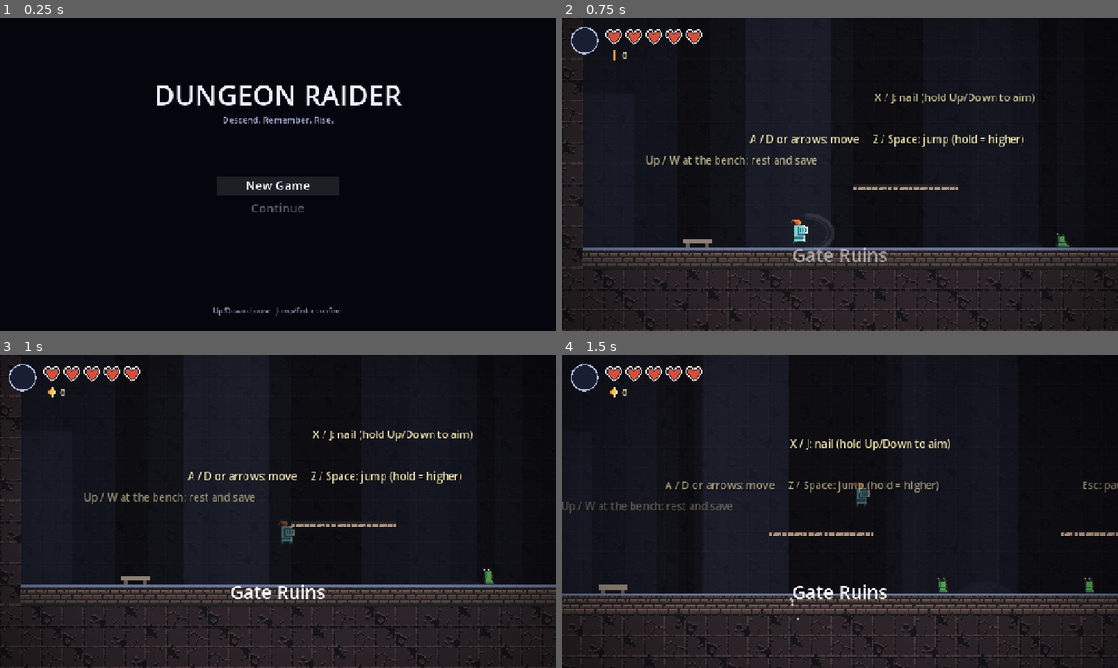
Above: before the commit, frames 1-4 (two rows, left to right).
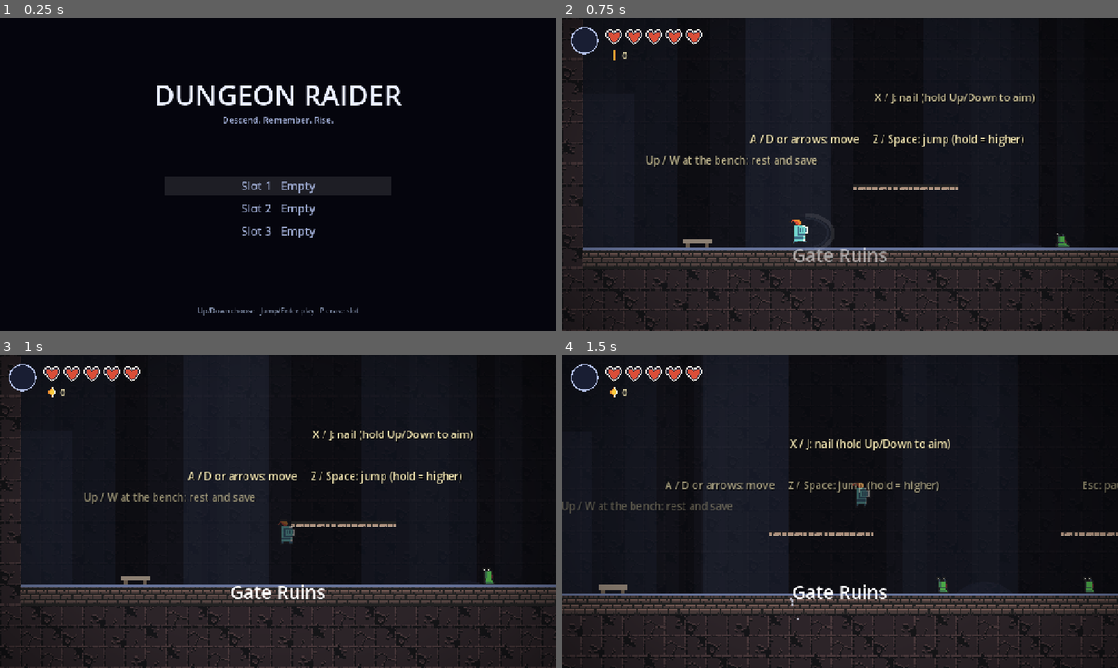
Above: after the commit, the same moments.

Repository: halo07-pixel/dungeon-raider-godot
Game: Godot game, scene res://hk/main.tscn
Same seed, same stepped clock (60 frames per second), same inputs: the game is played once before the commit and once after it.
Inputs (mouse positions are in pixels of both pictures, inside the frame that each line leads up to):
- Up to frame 1 (0.25 s): no input
- Up to frame 2 (0.75 s): tap Enter (ui_accept) at 0.5 s; move the mouse to (962, 158) at 0.52 s; hold D (hk_right) from 0.53 s (still down); tap X (hk_attack) at 0.6 s; click (962, 158) at 0.67 s
- Up to frame 3 (1 s): keep holding D (hk_right); tap Z (hk_jump) at 0.77 s; tap C (hk_dash) at 0.8 s
- Up to frame 4 (1.5 s): keep holding D (hk_right); tap Z (hk_jump) at 1.07 s; move the mouse to (728, 527) at 1.27 s; tap C (hk_dash) at 1.35 s

The runs differ from the first frame. In frame 1, 1.9% of the frame differs, in the area x 29-71%, y 50-96%; in frame 2, nothing differs; in frame 3, nothing differs; in frame 4, nothing differs.

Commit message:
3 ô save trên màn hình tiêu đề + đồng hồ chơi (Pause, màn kết thúc)
Không đổi số liệu quái/boss/bùa.

Co-Authored-By: Claude Sonnet 5.5 <noreply@anthropic.com>
Claude-Session: https://claude.ai/code/session_017JfCCXxoTqJnAKcYj247Qm

Diff:
--- a/hk/ending.gd
+++ b/hk/ending.gd
@@ -10,7 +10,7 @@
 func _ready() -> void:
 	layer = 40
 	process_mode = Node.PROCESS_MODE_ALWAYS
-	_stats = "Rooms explored: %d / 24     Charms: %d     Geo: %d" % [STATE.visited.size(), STATE.charms_owned.size(), STATE.geo]
+	_stats = "Rooms explored: %d / 24     Charms: %d     Geo: %d     Time: %s" % [STATE.visited.size(), STATE.charms_owned.size(), STATE.geo, STATE.fmt_time(STATE.play_time)]
 	_view = Control.new()
 	_view.set_anchors_preset(Control.PRESET_FULL_RECT)
 	_view.mouse_filter = Control.MOUSE_FILTER_IGNORE
--- a/hk/main.gd
+++ b/hk/main.gd
@@ -26,7 +26,8 @@
 	add_child(t)
 	_overlay = t
 
-func _start_game(mode: String, title: Node) -> void:
+func _start_game(mode: String, slot: int, title: Node) -> void:
+	STATE.save_path = STATE.slot_path(slot)
 	STATE.boot = mode
 	_music.stop()
 	title.queue_free()
--- a/hk/menu.gd
+++ b/hk/menu.gd
@@ -220,6 +220,7 @@
 	v.draw_string(font, Vector2(sz.x * 0.5 - 300, sz.y - 40), "Up/Down choose   Jump equip/unequip", HORIZONTAL_ALIGNMENT_LEFT, -1, 16, Color(0.6, 0.65, 0.75))
 
 func _draw_pause(v: Control, font: Font, sz: Vector2) -> void:
+	v.draw_string(font, Vector2(sz.x * 0.5 - 380, 118.0), "Play time  " + STATE.fmt_time(STATE.play_time), HORIZONTAL_ALIGNMENT_LEFT, -1, 20, Color(0.95, 0.9, 0.7))
 	var lines: Array = [
 		"Move: A/D or arrows      Jump: Z or Space (hold = higher)",
 		"Nail: X or J (hold Up/Down to aim; hit enemies below you to bounce)",
--- a/hk/state.gd
+++ b/hk/state.gd
@@ -29,6 +29,9 @@
 }
 
 static var save_path: String = SAVE_PATH_DEFAULT
+static var slot_base: String = SAVE_PATH_DEFAULT   # ô 1 dùng đúng đường dẫn này (giữ save cũ); ô 2,3 thêm hậu tố _2, _3
+const SLOTS: int = 3
+static var play_time: float = 0.0       # giây chơi, cộng ở world._process (đồng hồ speedrun)
 static var boot: String = "continue"   # new | continue | keep — world đọc khi khởi động
 static var hp_bonus: int = 0            # từ vật phẩm "mặt nạ" mua ở shop
 static var hp: int = BASE_HP
@@ -68,6 +71,7 @@
 	bench_id = "start"
 	shade = {}
 	pins = []
+	play_time = 0.0
 	hp = max_hp()
 
 static func has_ability(id: String) -> bool:
@@ -166,7 +170,7 @@
 static func to_dict() -> Dictionary:
 	return {"v": 1, "hp_bonus": hp_bonus, "soul": soul, "geo": geo, "abilities": abilities, "charms_owned": charms_owned,
 		"charms_equipped": charms_equipped, "notch_bonus": notch_bonus, "flags": flags, "visited": visited,
-		"bench_room": bench_room, "bench_id": bench_id, "shade": shade, "music_vol": music_vol, "sfx_vol": sfx_vol, "shake_on": shake_on, "pins": pins}
+		"bench_room": bench_room, "bench_id": bench_id, "shade": shade, "music_vol": music_vol, "sfx_vol": sfx_vol, "shake_on": shake_on, "pins": pins, "time": play_time}
 
 static func from_dict(d: Dictionary) -> void:
 	reset()
@@ -175,6 +179,8 @@
 	sfx_vol = clampi(int(d.get("sfx_vol", sfx_vol)), 0, 10)
 	shake_on = bool(d.get("shake_on", shake_on)) if d.get("shake_on", true) is bool else shake_on
 	geo = maxi(0, int(d.get("geo", 0)))
+	var tm = d.get("time", 0.0)
+	play_time = maxf(0.0, float(tm)) if (tm is float or tm is int) else 0.0
 	notch_bonus = clampi(int(d.get("notch_bonus", 0)), 0, 4)
 	for a in d.get("abilities", []):
 		give_ability(String(a))
@@ -215,6 +221,28 @@
 	from_dict(data)
 	return true
 
+static func slot_path(i: int) -> String:
+	return slot_base if i == 0 else "%s_%d.json" % [slot_base.get_basename(), i + 1]
+
+## Tóm tắt một ô save để hiện ở màn hình tiêu đề; {} nếu trống hoặc hỏng.
+static func slot_info(i: int) -> Dictionary:
+	var p: String = slot_path(i)
+	if not FileAccess.file_exists(p):
+		return {}
+	var data = JSON.parse_string(FileAccess.get_file_as_string(p))
+	if not (data is Dictionary):
+		return {}
+	var tm = data.get("time", 0.0)
+	var vis = data.get("visited", [])
+	var fl = data.get("flags", {})
+	return {"time": maxf(0.0, float(tm)) if (tm is float or tm is int) else 0.0,
+		"rooms": (vis as Array).size() if vis is Array else 0,
+		"done": fl is Dictionary and bool(fl.get("ending", false))}
+
+static func fmt_time(sec: float) -> String:
+	var s: int = int(sec)
+	return "%d:%02d:%02d" % [s / 3600, (s / 60) % 60, s % 60]
+
 static func delete_save() -> void:
 	if FileAccess.file_exists(save_path):
 		DirAccess.remove_absolute(save_path)
--- a/hk/title.gd
+++ b/hk/title.gd
@@ -1,16 +1,20 @@
 extends CanvasLayer
-## Màn hình tiêu đề: Up/Down chọn, Jump/Enter xác nhận. Báo lên cha bằng signal `chosen("new"|"continue")`.
+## Màn hình tiêu đề: 3 ô save. Up/Down chọn, Jump/Enter chơi (ô trống = ván mới), P hai lần để xoá. Báo lên cha bằng signal `chosen("new"|"continue", slot)`.
 const STATE = preload("res://hk/state.gd")
-signal chosen(mode: String)
+signal chosen(mode: String, slot: int)
 var _sel: int = 0
-var _has_save: bool = false
+var _info: Array = []           # tóm tắt từng ô save ({} = trống)
+var _confirm: int = -1          # ô đang chờ bấm P lần nữa để xoá
 var _view: Control
 var _opened_frame: int = -1
 
 func _ready() -> void:
 	layer = 30
-	_has_save = FileAccess.file_exists(STATE.save_path)
-	_sel = 1 if _has_save else 0
+	_refresh()
+	for i in STATE.SLOTS:
+		if not _info[i].is_empty():
+			_sel = i
+			break
 	_opened_frame = Engine.get_process_frames()
 	_view = Control.new()
 	_view.set_anchors_preset(Control.PRESET_FULL_RECT)
@@ -18,23 +22,34 @@
 	_view.draw.connect(_draw_view)
 	add_child(_view)
 
-func _items() -> Array:
-	return [{"id": "new", "name": "New Game", "on": true}, {"id": "continue", "name": "Continue", "on": _has_save}]
+func _refresh() -> void:
+	_info = []
+	for i in STATE.SLOTS:
+		_info.append(STATE.slot_info(i))
 
 func _process(_d: float) -> void:
 	if Engine.get_process_frames() == _opened_frame:
 		return
-	var n: int = _items().size()
+	var n: int = STATE.SLOTS
 	if Input.is_action_just_pressed("hk_down"):
 		_sel = (_sel + 1) % n
+		_confirm = -1
 	elif Input.is_action_just_pressed("hk_up"):
 		_sel = (_sel - 1 + n) % n
+		_confirm = -1
+	elif Input.is_action_just_pressed("hk_pin"):
+		if _info[_sel].is_empty():
+			pass
+		elif _confirm == _sel:
+			DirAccess.remove_absolute(STATE.slot_path(_sel))
+			_confirm = -1
+			_refresh()
+		else:
+			_confirm = _sel
 	elif Input.is_action_just_pressed("hk_jump") or Input.is_action_just_pressed("ui_accept"):
-		var it: Dictionary = _items()[_sel]
-		if it["on"]:
-			set_process(false)
-			chosen.emit(String(it["id"]))
-			return
+		set_process(false)
+		chosen.emit("new" if _info[_sel].is_empty() else "continue", _sel)
+		return
 	_view.queue_redraw()
 
 func _draw_view() -> void:
@@ -44,12 +59,16 @@
 	v.draw_rect(Rect2(Vector2.ZERO, sz), Color(0.02, 0.02, 0.05))
 	v.draw_string(font, Vector2(0, sz.y * 0.28), "DUNGEON RAIDER", HORIZONTAL_ALIGNMENT_CENTER, sz.x, 64, Color(0.92, 0.94, 1.0))
 	v.draw_string(font, Vector2(0, sz.y * 0.28 + 40), "Descend. Remember. Rise.", HORIZONTAL_ALIGNMENT_CENTER, sz.x, 20, Color(0.6, 0.65, 0.8))
-	var items: Array = _items()
-	for i in items.size():
-		var it: Dictionary = items[i]
+	for i in STATE.SLOTS:
 		var y: float = sz.y * 0.55 + i * 52.0
-		var col := Color(0.95, 0.95, 1.0) if it["on"] else Color(0.35, 0.35, 0.42)
+		var inf: Dictionary = _info[i]
+		var txt: String = "Slot %d   Empty" % (i + 1)
+		if _confirm == i:
+			txt = "Slot %d   Press P again to erase" % (i + 1)
+		elif not inf.is_empty():
+			txt = "Slot %d   %s   %d rooms%s" % [i + 1, STATE.fmt_time(float(inf["time"])), int(inf["rooms"]), "   Complete" if inf["done"] else ""]
+		var col := Color(0.95, 0.95, 1.0) if not inf.is_empty() else Color(0.6, 0.65, 0.8)
 		if i == _sel:
-			v.draw_rect(Rect2(sz.x * 0.5 - 140, y - 30, 280, 42), Color(1, 1, 1, 0.1))
-		v.draw_string(font, Vector2(0, y), String(it["name"]), HORIZONTAL_ALIGNMENT_CENTER, sz.x, 28, col)
-	v.draw_string(font, Vector2(0, sz.y - 40), "Up/Down choose   Jump/Enter confirm", HORIZONTAL_ALIGNMENT_CENTER, sz.x, 16, Color(0.5, 0.55, 0.65))
+			v.draw_rect(Rect2(sz.x * 0.5 - 260, y - 30, 520, 42), Color(1, 1, 1, 0.1))
+		v.draw_string(font, Vector2(0, y), txt, HORIZONTAL_ALIGNMENT_CENTER, sz.x, 26, col)
+	v.draw_string(font, Vector2(0, sz.y - 40), "Up/Down choose   Jump/Enter play   P erase slot", HORIZONTAL_ALIGNMENT_CENTER, sz.x, 16, Color(0.5, 0.55, 0.65))
--- a/hk/world.gd
+++ b/hk/world.gd
@@ -119,7 +119,8 @@
 	music.apply_volume()
 	sfx.play("buy")
 
-func _process(_d: float) -> void:
+func _process(d: float) -> void:
+	STATE.play_time += d
 	if Input.is_action_just_pressed("hk_debug"):
 		debug_boxes.toggle()
 	if is_instance_valid(player):
--- a/tools/tests/hk_flow_test.gd
+++ b/tools/tests/hk_flow_test.gd
@@ -20,18 +20,15 @@
 func _init() -> void:
 	await process_frame
 	var St = load("res://hk/state.gd")
-	St.save_path = "user://hk_flow_save.json"
-	St.delete_save()
+	St.slot_base = "user://hk_flow_save.json"
+	for i in St.SLOTS:
+		DirAccess.remove_absolute(St.slot_path(i))
 	var main: Node = load("res://hk/main.tscn").instantiate()
 	root.add_child(main)
 	await create_timer(0.3, true, false, true).timeout
 	ck(main._overlay != null and main._overlay.get_script().resource_path.ends_with("title.gd"), "mở game ra màn hình tiêu đề")
 	ck(main._world == null, "chưa có world khi ở tiêu đề")
-	# không có save: mặc định New Game; Continue bị khoá (Down rồi Jump không làm gì)
-	await tap("hk_down")
-	await tap("hk_jump")
-	ck(main._world == null, "Continue bị khoá khi chưa có save")
-	await tap("hk_up")
+	# không có save: ô 1 trống, Jump = New Game
 	await tap("hk_jump")
 	await create_timer(0.5, true, false, true).timeout
 	ck(main._world != null and main._world.room != null, "New Game vào world")
@@ -50,6 +47,7 @@
 	await tap("hk_jump")
 	await create_timer(0.5, true, false, true).timeout
 	ck(main._world != null and St.flag("ending"), "Continue nạp lại save có cờ ending")
-	St.delete_save()
+	for i in St.SLOTS:
+		DirAccess.remove_absolute(St.slot_path(i))
 	print("DONE fails=", fails)
 	quit(1 if fails > 0 else 0)
--- /dev/null
+++ b/tools/tests/hk_slots_test.gd
@@ -0,0 +1,94 @@
+extends SceneTree
+## Test 3 ô save + đồng hồ chơi: đường dẫn ô, tóm tắt ô, time lưu/đọc/hỏng, tiêu đề chọn ô và xoá ô (P hai lần).
+var fails: int = 0
+
+func ck(c: bool, m: String) -> void:
+	if not c:
+		fails += 1
+		print("FAIL: ", m)
+
+func tap(action: String) -> void:
+	var ev := InputEventAction.new()
+	ev.action = action
+	ev.pressed = true
+	Input.parse_input_event(ev)
+	await create_timer(0.1, true, false, true).timeout
+	ev.pressed = false
+	Input.parse_input_event(ev)
+	await create_timer(0.1, true, false, true).timeout
+
+func _init() -> void:
+	await process_frame
+	var St = load("res://hk/state.gd")
+	St.slot_base = "user://hk_slots_test.json"
+	for i in St.SLOTS:
+		DirAccess.remove_absolute(St.slot_path(i))
+	ck(St.slot_path(0) == "user://hk_slots_test.json", "ô 1 dùng đường dẫn gốc")
+	ck(St.slot_path(1) == "user://hk_slots_test_2.json" and St.slot_path(2) == "user://hk_slots_test_3.json", "ô 2,3 có hậu tố")
+	ck(St.fmt_time(0.0) == "0:00:00" and St.fmt_time(3725.9) == "1:02:05", "định dạng giờ")
+	ck(St.slot_info(0).is_empty(), "ô trống -> {}")
+	# time lưu/đọc/hỏng
+	St.reset()
+	St.save_path = St.slot_path(1)
+	St.play_time = 125.5
+	St.visited = ["gate_1", "gate_2"]
+	ck(St.save(), "ghi ô 2")
+	var inf: Dictionary = St.slot_info(1)
+	ck(int(inf.get("time", -1)) == 125 and inf.get("rooms") == 2 and inf.get("done") == false, "tóm tắt ô 2")
+	ck(St.slot_info(0).is_empty() and St.slot_info(2).is_empty(), "ô khác vẫn trống")
+	St.play_time = 0.0
+	ck(St.load_save() and absf(St.play_time - 125.5) < 0.01, "đọc lại play_time")
+	var d: Dictionary = St.to_dict()
+	d["time"] = "rác"
+	St.from_dict(d)
+	ck(St.play_time == 0.0, "time sai kiểu -> 0")
+	d["time"] = -50.0
+	St.from_dict(d)
+	ck(St.play_time == 0.0, "time âm -> 0")
+	d.erase("time")
+	St.from_dict(d)
+	ck(St.play_time == 0.0, "save cũ không có time -> 0")
+	St.play_time = 9.0
+	St.reset()
+	ck(St.play_time == 0.0, "reset() xoá play_time")
+	# file save hỏng -> ô coi như trống
+	var f := FileAccess.open(St.slot_path(2), FileAccess.WRITE)
+	f.store_string("không phải json")
+	f.close()
+	ck(St.slot_info(2).is_empty(), "save hỏng -> {}")
+	DirAccess.remove_absolute(St.slot_path(2))
+	# tiêu đề
+	var main: Node = load("res://hk/main.tscn").instantiate()
+	root.add_child(main)
+	await create_timer(0.3, true, false, true).timeout
+	var t: Node = main._overlay
+	ck(t != null and t.get_script().resource_path.ends_with("title.gd"), "ra màn hình tiêu đề")
+	ck(t._sel == 1, "con trỏ nhảy tới ô đã có save (ô 2)")
+	await tap("hk_pin")
+	ck(t._confirm == 1, "P lần 1: chờ xác nhận")
+	await tap("hk_down")
+	ck(t._confirm == -1, "đổi ô huỷ xác nhận")
+	await tap("hk_up")
+	await tap("hk_pin")
+	await tap("hk_pin")
+	ck(not FileAccess.file_exists(St.slot_path(1)) and t._info[1].is_empty(), "P hai lần xoá ô 2")
+	# ô trống -> New Game ở ô 3, save_path trỏ ô 3
+	await tap("hk_down")
+	await tap("hk_jump")
+	await create_timer(0.5, true, false, true).timeout
+	ck(main._world != null and St.save_path == St.slot_path(2), "New Game ở ô 3 dùng save_path ô 3")
+	var t0: float = St.play_time
+	await create_timer(1.0, true, false, true).timeout
+	ck(St.play_time > t0 + 0.5, "đồng hồ chơi chạy")
+	St.save()
+	ck(not St.slot_info(2).is_empty(), "ô 3 có save")
+	main._show_title()
+	await create_timer(0.3, true, false, true).timeout
+	ck(main._overlay._sel == 2, "quay về tiêu đề: con trỏ ở ô có save")
+	await tap("hk_jump")
+	await create_timer(0.5, true, false, true).timeout
+	ck(main._world != null and St.save_path == St.slot_path(2) and St.play_time >= t0 + 0.5, "Continue ô 3 nạp lại time")
+	for i in St.SLOTS:
+		DirAccess.remove_absolute(St.slot_path(i))
+	print("DONE fails=", fails)
+	quit(1 if fails > 0 else 0)
Not shown, added: tools/tests/hk_slots_test.gd.uid
Not shown, changed: AGENTS.md
